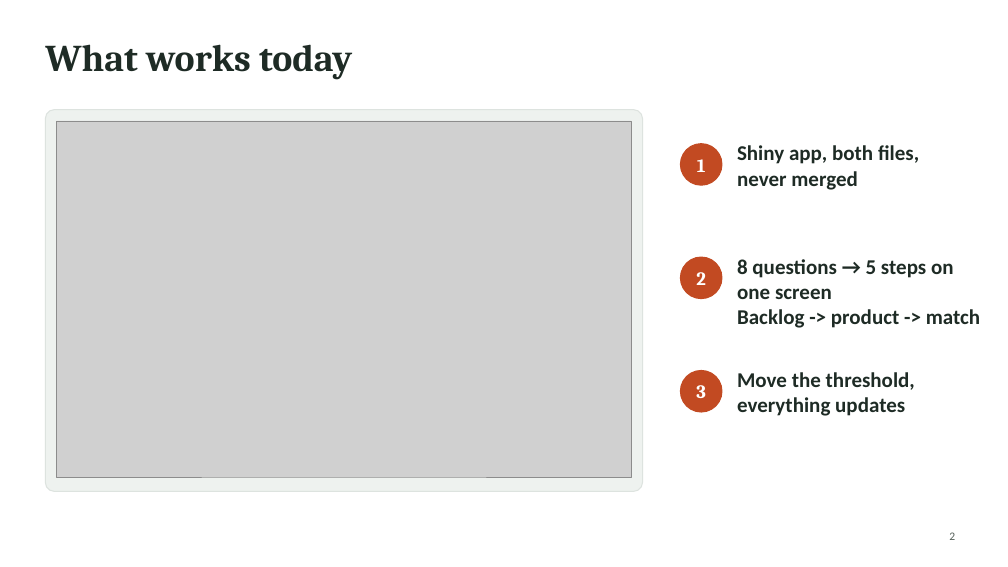
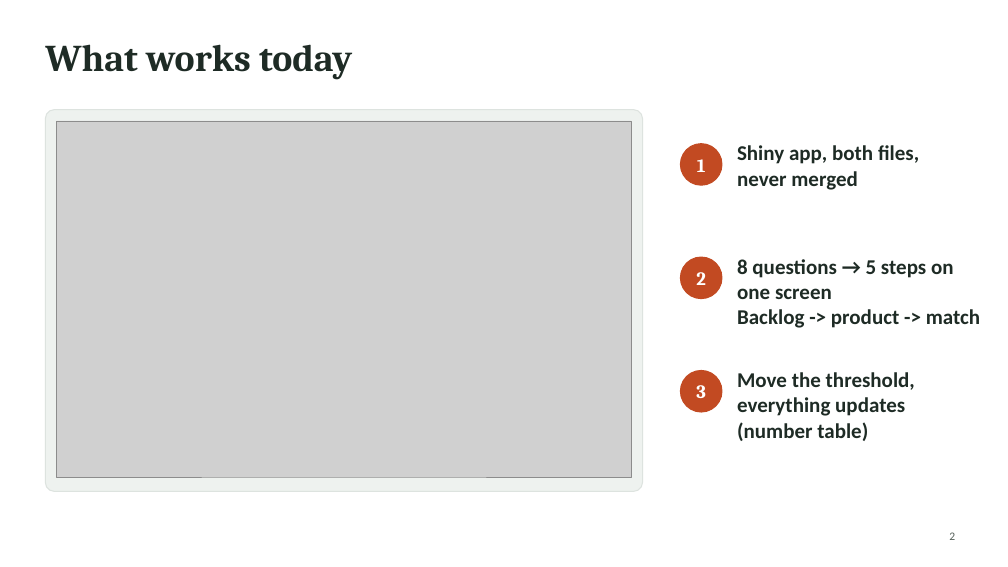
Before and after one commit to KaranSembhiUCLL/Data-Visualization, a slide deck: slide 2 of Slides/FoodCheck_TeamF8_presentation.pptx. Drawn at 1008x567 pixels with LibreOffice and Linux fonts; fonts in the diff are those of the drawing; grey boxes stand for pictures. Boxes give left, top, right and bottom in pixels: in the first picture for what was removed or moved away, otherwise in the second. Text is boxed around its words. In the diff, an @@ line names an element or a change of style, - is before the commit and + after.

```diff
--- a/Slides/FoodCheck_TeamF8_presentation.pptx
+++ b/Slides/FoodCheck_TeamF8_presentation.pptx
@@ text at [737, 372, 915, 441]: text changed @@
-Move the threshold, everything updates
+Move the threshold, everything updates (number table)
```
Also in this commit, not shown: 2 other slides changed, 1 other file.
